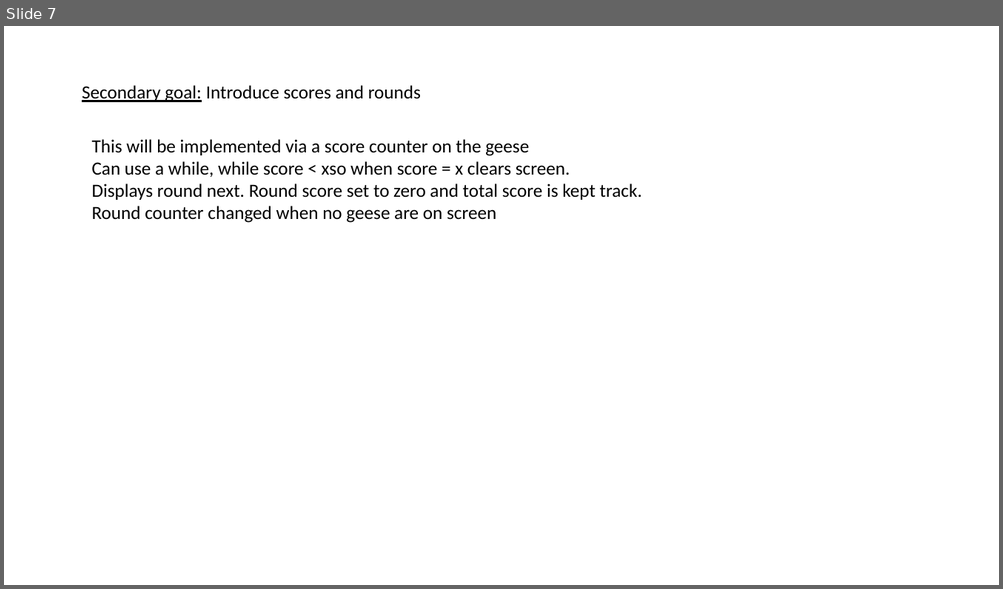
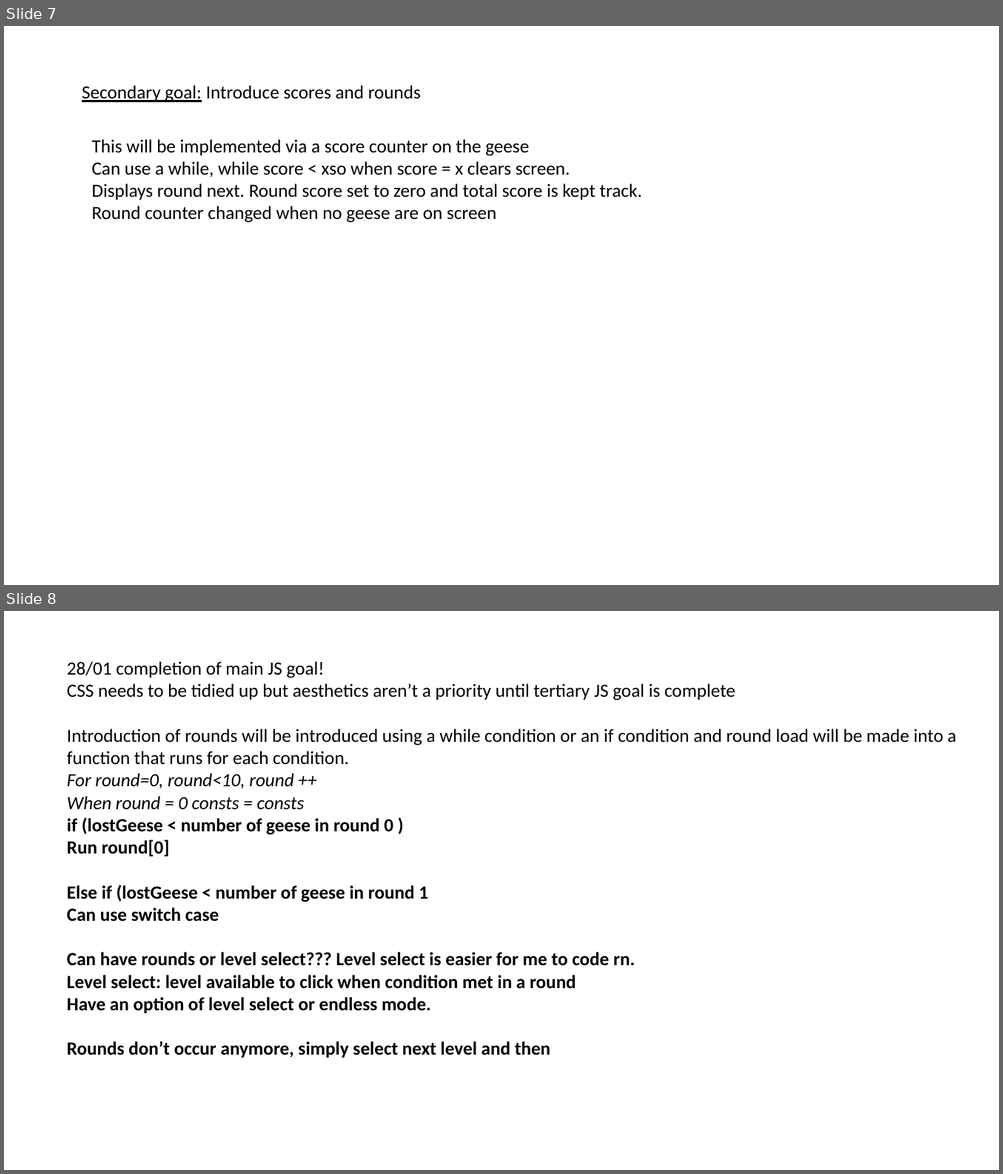
Before and after one commit to TristanPere/Goose-Feed-Game, a slide deck: Goose-Feed-Game.pptx. Shown one above the other, each under a label of ours: slide 7 before the commit, slides 7 and 8 after it. The pictures are 1003x589 and 1003x1174 pixels, drawn with LibreOffice and Linux fonts; fonts in the diff are those of the drawing. Boxes give left, top, right and bottom in pixels: in the first picture for what was removed or moved away, otherwise in the second. Text is boxed around its words. In the diff, an @@ line names an element or a change of style, - is before the commit and + after.

Commit message:
Psuedo code for level select updated

```diff
--- a/Goose-Feed-Game.pptx
+++ b/Goose-Feed-Game.pptx
@@ slide 8 added at [4,611,999,1170], background #FFFFFF @@
@@ text added at [67,661,956,1058], 18 pt, text #000000, bold @@
+28/01 completion of main JS goal!
+CSS needs to be tidied up but aesthetics aren’t a priority until tertiary JS goal is complete
+Introduction of rounds will be introduced using a while condition or an if condition and round load will be made into a function that runs for each condition.
+For round=0, round<10, round ++
+When round = 0 consts = consts
+if (lostGeese < number of geese in round 0 )
+Run round[0]
+Else if (lostGeese < number of geese in round 1
+Can use switch case
+Can have rounds or level select??? Level select is easier for me to code rn.
+Level select: level available to click when condition met in a round
+Have an option of level select or endless mode.
+Rounds don’t occur anymore, simply select next level and then
```
Also in this commit, not shown: 3 slides changed, 2 other slides added.
